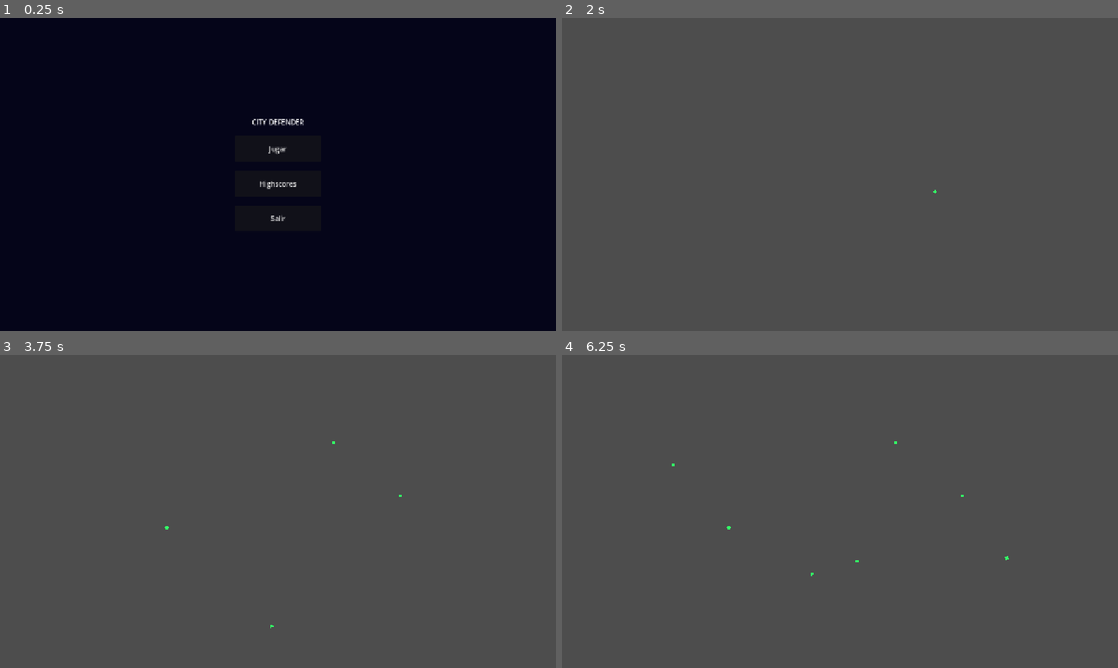
Above: before the commit, frames 1-4 (two rows, left to right).
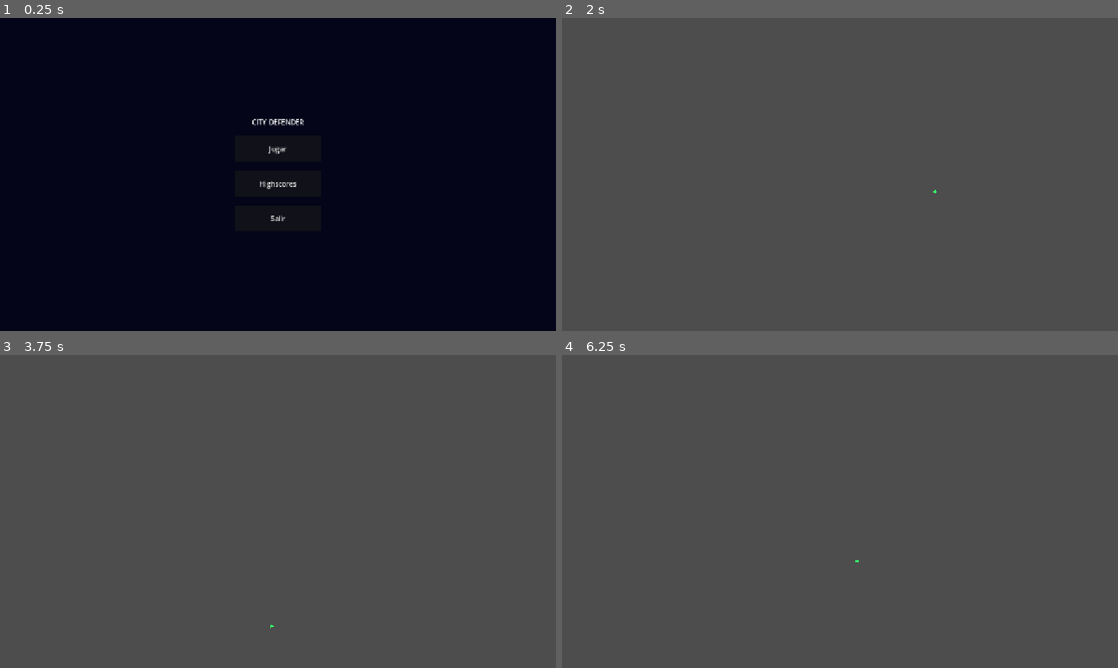
Above: after the commit, the same moments.

Repository: vpedrosa/programacion-dispositivos-moviles
Game: Godot game, scene res://scenes/screens/main_menu/main_menu.tscn
Two runs of this game, one before a commit and one after it. Both use one fixed random seed, a clock stepped at 60 frames per second and the inputs below.
Inputs (mouse positions are in pixels of both pictures, inside the frame that each line leads up to):
- Up to frame 1 (0.25 s): no input
- Up to frame 2 (2 s): click "Jugar" at 0.5 s; tap Enter at 1.25 s; move the mouse to (962, 158) at 1.27 s; click (962, 158) at 1.42 s
- Up to frame 3 (3.75 s): tap Space at 2 s; move the mouse to (166, 527) at 2.02 s; click (166, 527) at 2.17 s; tap Enter at 2.75 s; move the mouse to (333, 442) at 2.77 s; click (333, 442) at 2.92 s; move the mouse to (250, 574) at 3.52 s; click (250, 574) at 3.67 s
- Up to frame 4 (6.25 s): tap Space at 4.25, 5.75 s; move the mouse to (1006, 558) at 4.27 s; click (1006, 558) at 4.42 s; tap Enter at 5 s; move the mouse to (673, 464) at 5.02 s; click (673, 464) at 5.17 s; move the mouse to (867, 511) at 5.77 s; click (867, 511) at 5.92 s

Frames 1-2 are identical in both runs. In frame 3, less than 0.1% of the frame differs, in the area x 29-73%, y 27-56%; in frame 4, less than 0.1%, in the area x 19-81%, y 27-71%.
Error before the commit: Trying to assign value of type 'Area2D' to a variable of type 'explosion.gd'. (res://scenes/entities/missiles/interceptor_missile.gd:43)

Commit message:
fix #157: adjunta scripts a todas las escenas de entidades
explosion.tscn, city.tscn y enemy_missile.tscn tenían el nodo raíz
como tipo genérico (Area2D) sin script, causando errores de tipo al
instanciar. Añadidos también visuales Polygon2D a city y enemy_missile.

Diff:
--- a/city-defender/game/city-defender/scenes/entities/city/city.tscn
+++ b/city-defender/game/city-defender/scenes/entities/city/city.tscn
@@ -1,7 +1,12 @@
-[gd_scene format=3]
+[gd_scene load_steps=2 format=3]
 
-[node name="root" type="Area2D" unique_id=1199968509]
+[ext_resource type="Script" uid="uid://dcnv87n2e74xx" path="res://scenes/entities/city/city.gd" id="1_city"]
 
-[node name="CollisionShape2D" type="CollisionShape2D" parent="." unique_id=6754581]
+[node name="City" type="Area2D"]
+script = ExtResource("1_city")
 
-[node name="Sprite2D" type="Sprite2D" parent="." unique_id=1486391843]
+[node name="CollisionShape2D" type="CollisionShape2D" parent="."]
+
+[node name="Visual" type="Polygon2D" parent="."]
+polygon = PackedVector2Array(-30, 0, 30, 0, 30, -20, 20, -30, -20, -30, -30, -20)
+color = Color(0.2, 0.6, 1, 1)
--- a/city-defender/game/city-defender/scenes/entities/explosion/explosion.tscn
+++ b/city-defender/game/city-defender/scenes/entities/explosion/explosion.tscn
@@ -1,5 +1,8 @@
-[gd_scene format=3]
+[gd_scene load_steps=2 format=3]
 
-[node name="root" type="Area2D" unique_id=1685564571]
+[ext_resource type="Script" uid="uid://dpwm4e2ow5f8f" path="res://scenes/entities/explosion/explosion.gd" id="1_explosion"]
 
-[node name="CollisionShape2D" type="CollisionShape2D" parent="." unique_id=640615329]
+[node name="Explosion" type="Area2D"]
+script = ExtResource("1_explosion")
+
+[node name="CollisionShape2D" type="CollisionShape2D" parent="."]
--- a/city-defender/game/city-defender/scenes/entities/missiles/enemy_missile.tscn
+++ b/city-defender/game/city-defender/scenes/entities/missiles/enemy_missile.tscn
@@ -1,7 +1,12 @@
-[gd_scene format=3]
+[gd_scene load_steps=2 format=3]
 
-[node name="root" type="Area2D" unique_id=2003187631]
+[ext_resource type="Script" uid="uid://n4wmqu5di6ih" path="res://scenes/entities/missiles/enemy_missile.gd" id="1_enemy"]
 
-[node name="CollisionShape2D" type="CollisionShape2D" parent="." unique_id=1206978415]
+[node name="EnemyMissile" type="Area2D"]
+script = ExtResource("1_enemy")
 
-[node name="Sprite2D" type="Sprite2D" parent="." unique_id=1978175530]
+[node name="CollisionShape2D" type="CollisionShape2D" parent="."]
+
+[node name="Visual" type="Polygon2D" parent="."]
+polygon = PackedVector2Array(0, -8, 4, 8, -4, 8)
+color = Color(1, 0.3, 0.2, 1)
